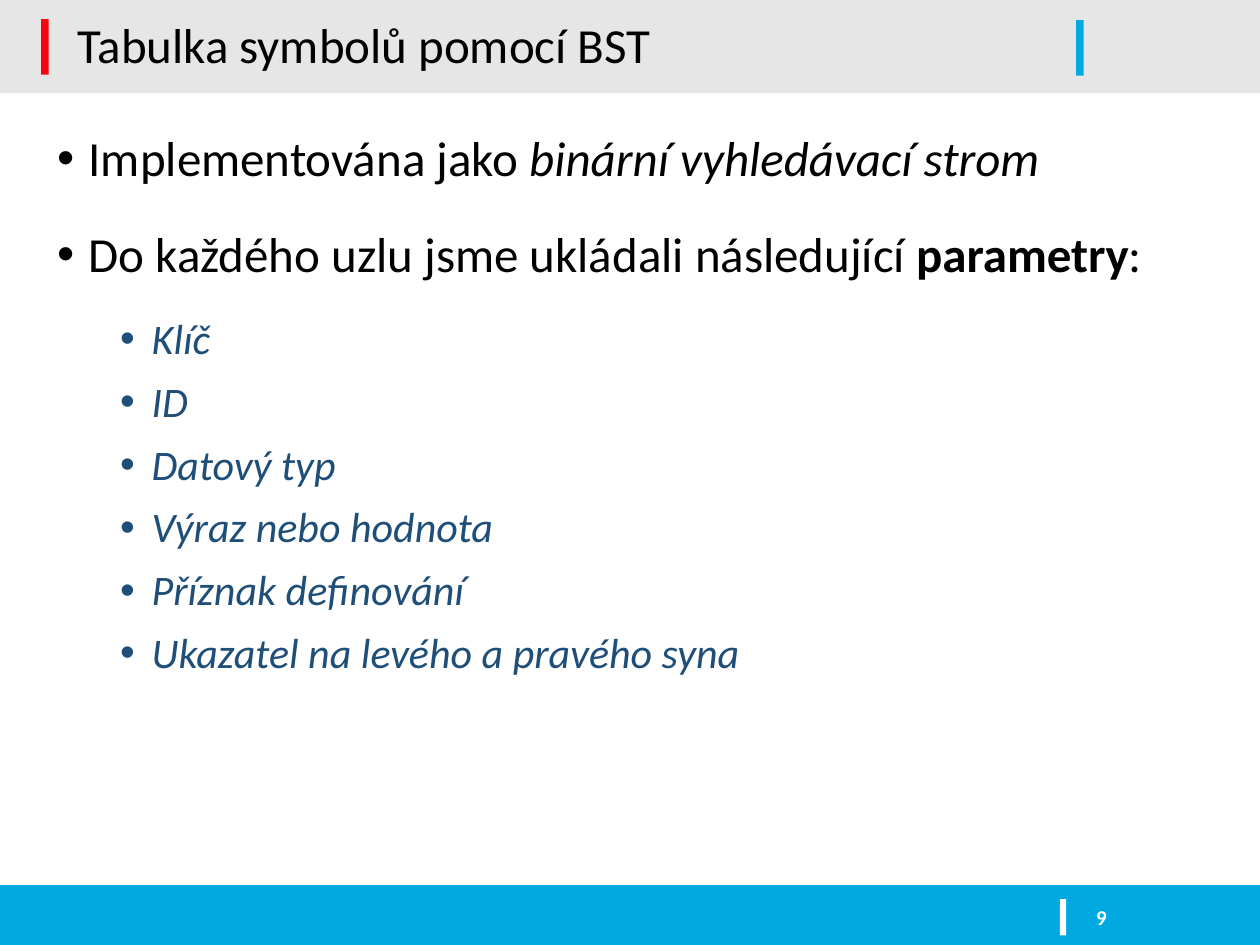
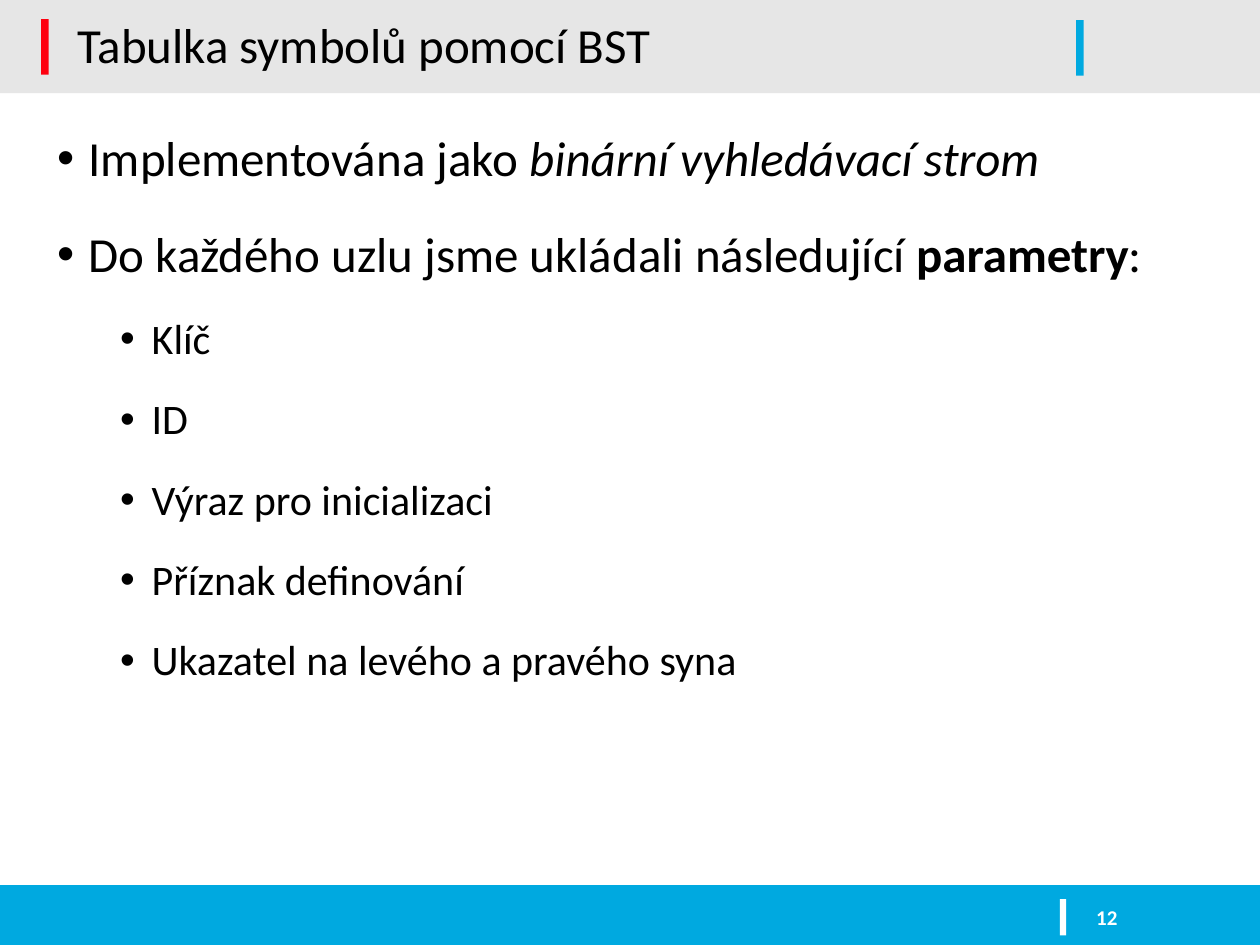
Before and after one commit to kysel/IFJ16, a slide deck: slide 12 of docs/prezentace.pptx (slide 9 before the commit). Drawn at 1260x945 pixels with LibreOffice and Linux fonts; fonts in the diff are those of the drawing; background and template pictures are left out. Boxes give left, top, right and bottom in pixels: in the first picture for what was removed or moved away, otherwise in the second. Text is boxed around its words. In the diff, an @@ line names an element or a change of style, - is before the commit and + after.

```diff
--- a/docs/prezentace.pptx
+++ b/docs/prezentace.pptx
@@ text at [152, 324, 737, 682]: text colour #1F4E79 to #000000, italic off in "Klíč", "ID", "Příznak definování", "Ukazatel na levého a pravého syna"; more space between paragraphs @@
@@ text at [152, 485, 492, 522]: text changed; text colour #1F4E79 to #000000; italic off @@
-  • Datový typ
-  • Výraz nebo hodnota
+  • Výraz pro inicializaci
@@ page number at [1096, 911, 1117, 925]: text changed @@
-9
+12
```
Also in this commit, not shown: 9 other slides changed, 4 slides added.
